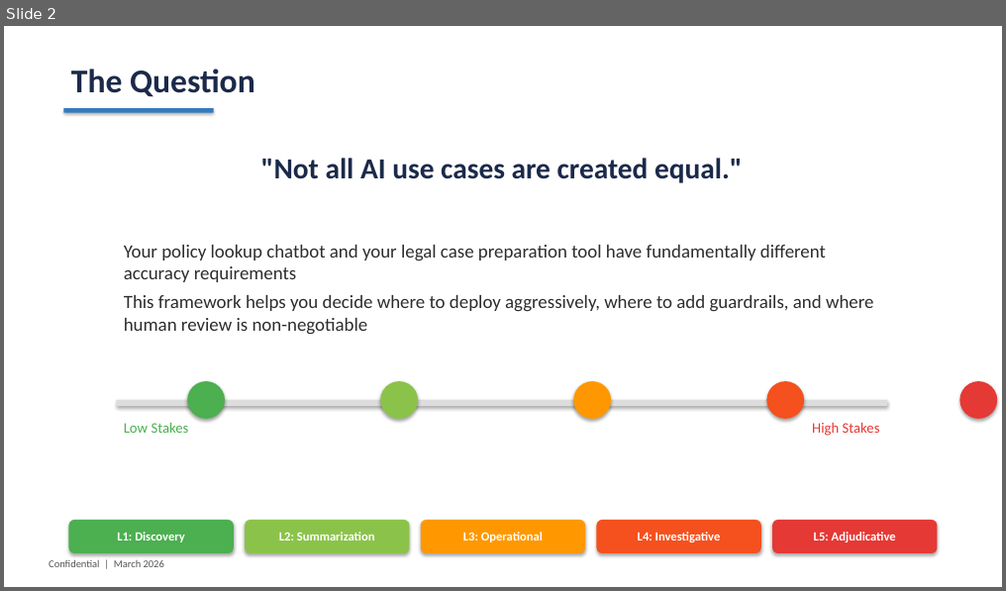
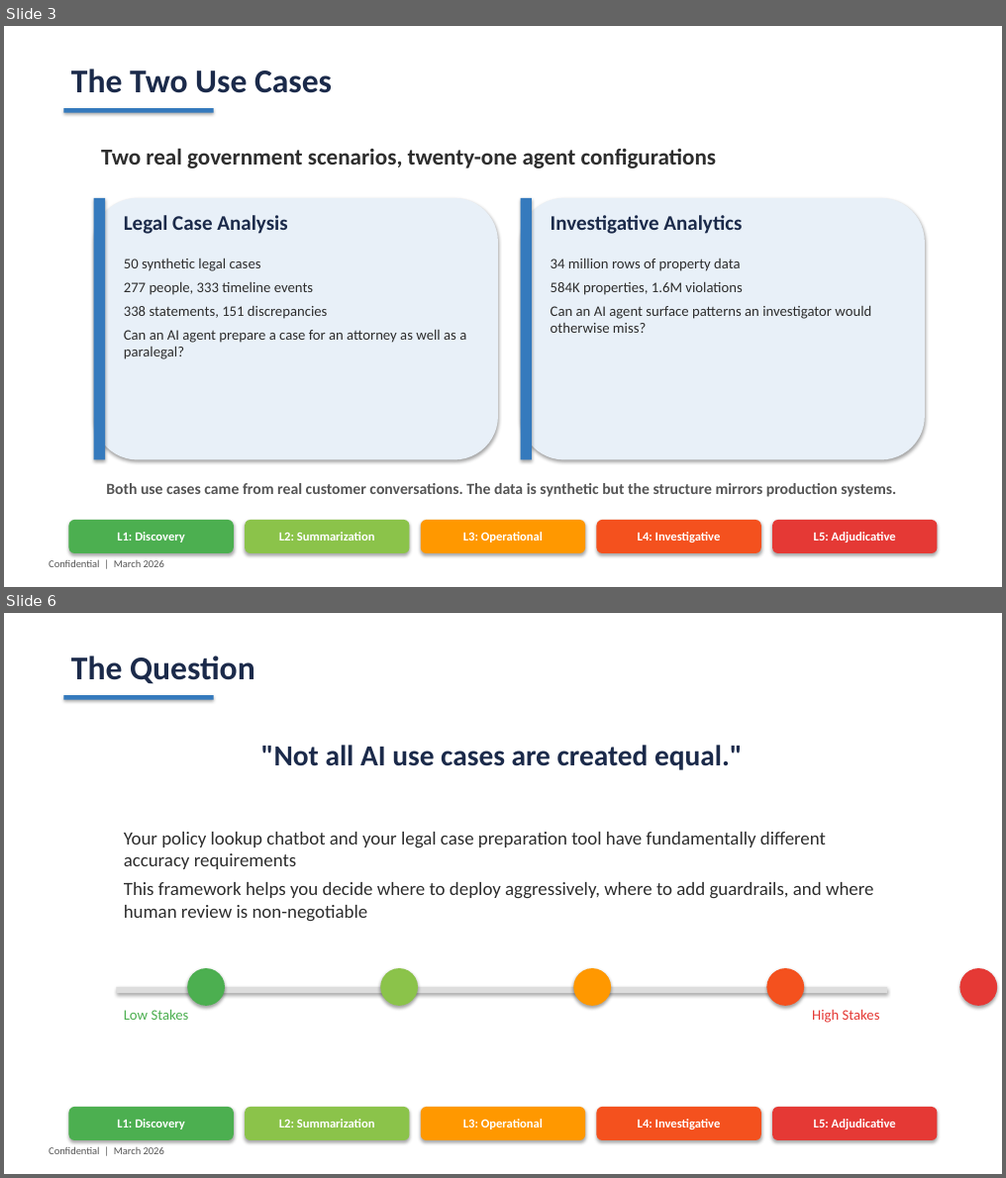
Before and after one commit to pogorman/dss-legal-case-agent, a slide deck: decks/agent-fidelity-spectrum.pptx. Shown one above the other, each under a label of ours: slide 2 before the commit, slides 3 and 6 after it; the slides between them are not shown. The pictures are 1006x591 and 1006x1178 pixels, drawn with LibreOffice and Linux fonts; fonts in the diff are those of the drawing. Boxes give left, top, right and bottom in pixels: in the first picture for what was removed or moved away, otherwise in the second. Text is boxed around its words. In the diff, an @@ line names an element or a change of style, - is before the commit and + after.

```diff
--- a/decks/agent-fidelity-spectrum.pptx
+++ b/decks/agent-fidelity-spectrum.pptx
@@ slide 3 added at (4,26,1002,587), background #FFFFFF @@
@@ text added at (71,69,332,93), 32 pt, text #1B2A4A, bold @@
+The Two Use Cases
@@ rectangle added at (63,108,214,113), fill #357ABD @@
@@ text added at (101,148,717,169), 22 pt, text #2D2D2D, bold @@
+Two real government scenarios, twenty-one agent configurations
@@ rounded rectangle added at (94,198,498,461), fill #E8F0F8 @@
@@ rectangle added at (94,198,105,461), fill #357ABD @@
@@ rounded rectangle added at (521,198,925,461), fill #E8F0F8 @@
@@ rectangle added at (521,198,532,461), fill #357ABD @@
@@ text added at (124,215,287,234), 20 pt, text #1B2A4A, bold @@
+Legal Case Analysis
@@ text added at (550,215,742,234), 20 pt, text #1B2A4A, bold @@
+Investigative Analytics
@@ text added at (124,258,466,360), 14 pt, text #2D2D2D @@
+50 synthetic legal cases
+277 people, 333 timeline events
+338 statements, 151 discrepancies
+Can an AI agent prepare a case for an attorney as well as a paralegal?
@@ text added at (550,258,871,333), 14 pt, text #2D2D2D @@
+34 million rows of property data
+584K properties, 1.6M violations
+Can an AI agent surface patterns an investigator would otherwise miss?
@@ text added at (106,483,896,497), 15 pt, text #555555, bold @@
+Both use cases came from real customer conversations. The data is synthetic but the structure mirrors production systems.
@@ rounded rectangle added at (69,520,234,554), fill #4CAF50, 12 pt, text #FFFFFF, bold @@
+L1: Discovery
@@ rounded rectangle added at (245,520,410,554), fill #8BC34A, 12 pt, text #FFFFFF, bold @@
+L2: Summarization
@@ rounded rectangle added at (421,520,586,554), fill #FF9800, 12 pt, text #FFFFFF, bold @@
+L3: Operational
@@ rounded rectangle added at (597,520,761,554), fill #F4511E, 12 pt, text #FFFFFF, bold @@
+L4: Investigative
@@ rounded rectangle added at (773,520,938,554), fill #E53935, 12 pt, text #FFFFFF, bold @@
+L5: Adjudicative
@@ text added at (49,560,164,568), 10 pt, text #555555 @@
+Confidential | March 2026
@@ what was slide 2 is now slide 6 @@
```
Also in this commit, not shown: 5 slides changed, 4 other slides added, 11 other files.
